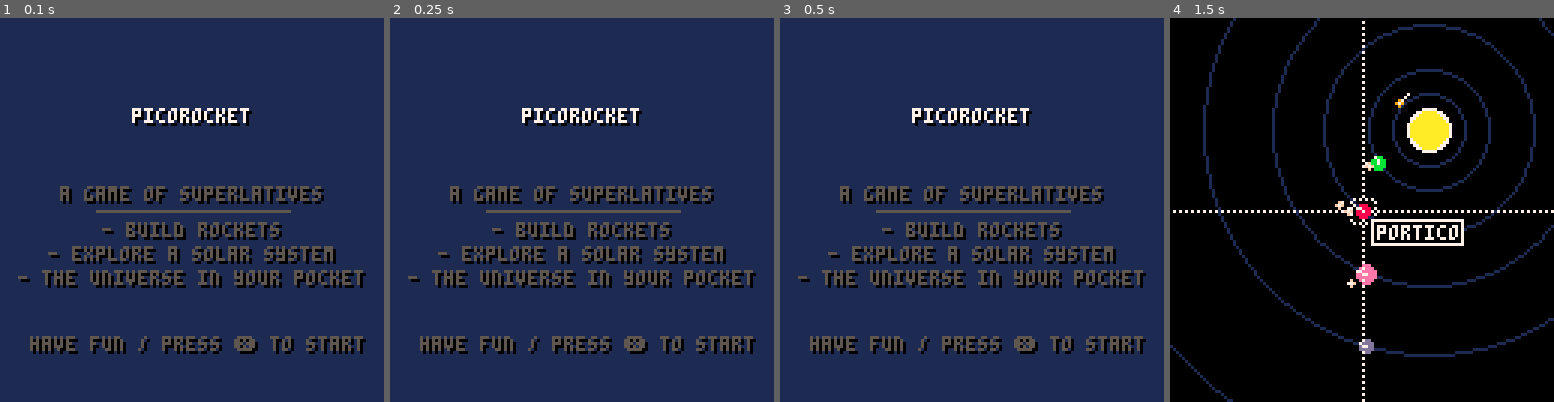
Above: before the commit, frames 1-4 (left to right).
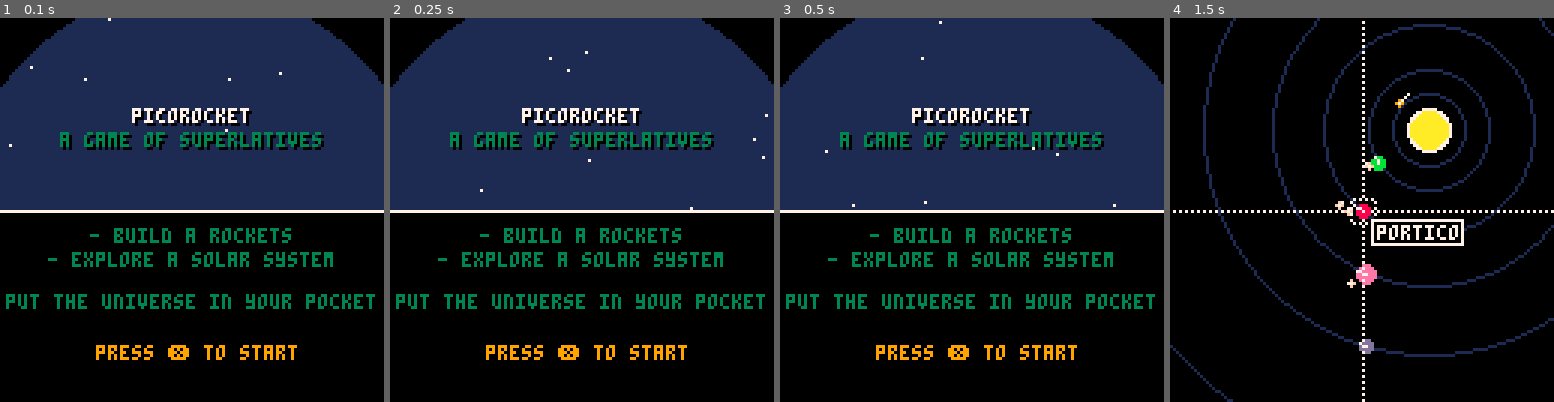
Above: after the commit, the same moments.

Repository: bigbozo/pico-rocket
Game: PICO-8 cartridge rocket.p8
Two runs of this game, one before a commit and one after it. Both use one fixed random seed, a clock stepped at 60 frames per second and the inputs below.
Inputs:
- Up to frame 1 (0.1 s): no input
- Up to frame 2 (0.25 s): no input
- Up to frame 3 (0.5 s): no input
- Up to frame 4 (1.5 s): tap O (Z key) at 0.7 s

The runs differ from the first frame. In frame 1, 54% of the frame differs, in the area x 0-100%, y 0-100%; in frame 2, 54%; in frame 3, 54%; in frame 4, nothing differs.

Commit message:
Refined the Start Screen
  - moved text around
  - made a too fast starry animation
  - color selection

Diff:
--- a/scenes/start.lua
+++ b/scenes/start.lua
@@ -3,14 +3,28 @@
   name = 'start',
 
   draw = function()
-    cls(1)
+    cls(0)
+    -- ceiling
+    ceiling = 78
+    circfill(64, 68, ceiling, 1)
+    rectfill(0,64,127,127,0)
+    camera(-64, -64)
+    for _=1,10 do
+      local x = rnd(2 * ceiling) - ceiling
+      local y = rnd(sqrt(ceiling*ceiling - x^2))
+      pset(x , -y,7)
+    end
+    camera()
+    -- title
     printc("picorocket",30,7)
-    printc("a game of superlatives",56,5)
-    line(32,64,96,64,5)
-    printc("- build rockets",68,5)
-    printc("- explore a solar system",76,5)
-    printc("- the universe in your pocket",84,5)
-    printc("have fun / press ❎ to start",106,5)
+    printc("a game of superlatives",38,3)
+    line(0,64,127,64,7 )
+    -- bullets
+    printc("- build a rockets",70,3)
+    printc("- explore a solar system",78,3)
+    printc("put the universe in your pocket",92,3)
+    -- instructions
+    printc("press ❎ to start",109,9)
   end,
 
   init = function()
